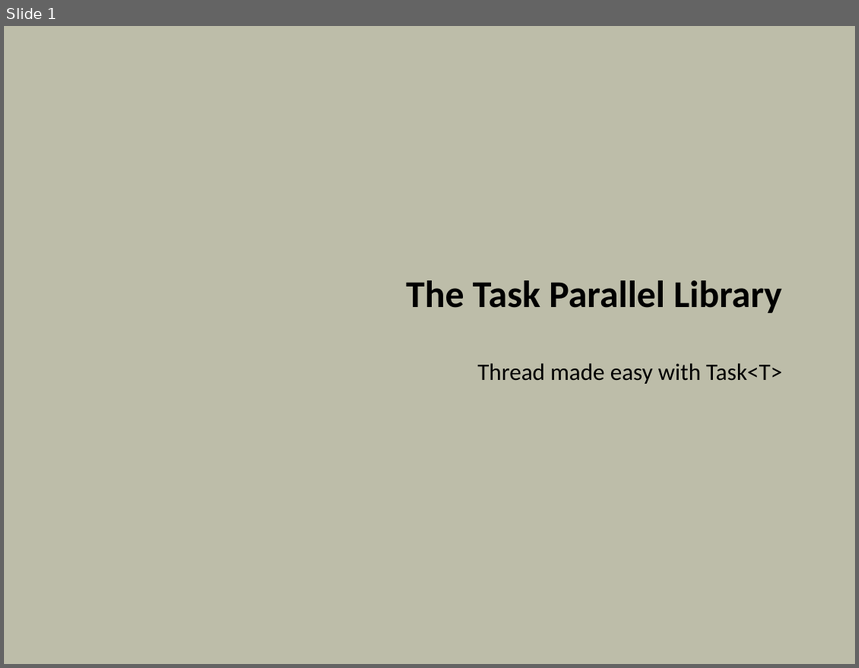
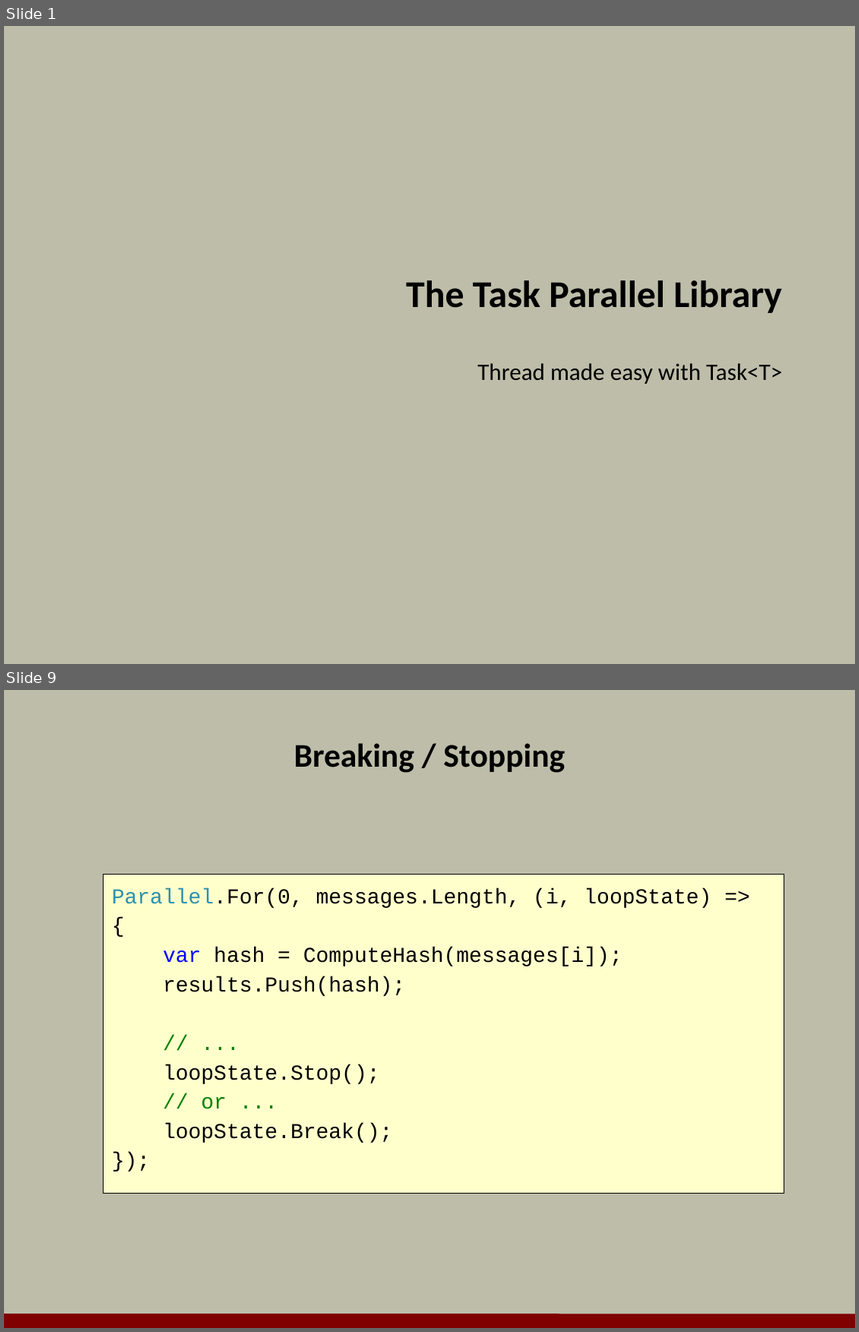
Before and after one commit to OdeToCode/classes, a slide deck: linq/slides/13_TPL.pptx. Shown one above the other, each under a label of ours: slide 1 before the commit, slides 1 and 9 after it; the slides between them are not shown. The pictures are 859x668 and 859x1332 pixels, drawn with LibreOffice and Linux fonts; fonts in the diff are those of the drawing; background and template pictures are left out. Boxes give left, top, right and bottom in pixels: in the first picture for what was removed or moved away, otherwise in the second. Text is boxed around its words. In the diff, an @@ line names an element or a change of style, - is before the commit and + after.

```diff
--- a/linq/slides/13_TPL.pptx
+++ b/linq/slides/13_TPL.pptx
@@ slide 9 added at box(4, 690, 855, 1328), background #BDBDA9 @@
@@ title added at box(294, 743, 565, 773), 28 pt, text #000000, bold @@
+Breaking / Stopping
@@ rectangle added at box(104, 875, 785, 1194), fill #FFFFCC, outline #000000 0.75 pt, 18 pt, text #000000 @@
+Parallel.For(0, messages.Length, (i, loopState) =>
+{
+var hash = ComputeHash(messages[i]);
+results.Push(hash);
+// ...
+loopState.Stop();
+// or ...
+loopState.Break();
+});
@@ line added from (4, 1321) to (855, 1322), #800000 12 pt @@
```
Also in this commit, not shown: 1 slide changed, 10 other slides added, 25 slides removed.
